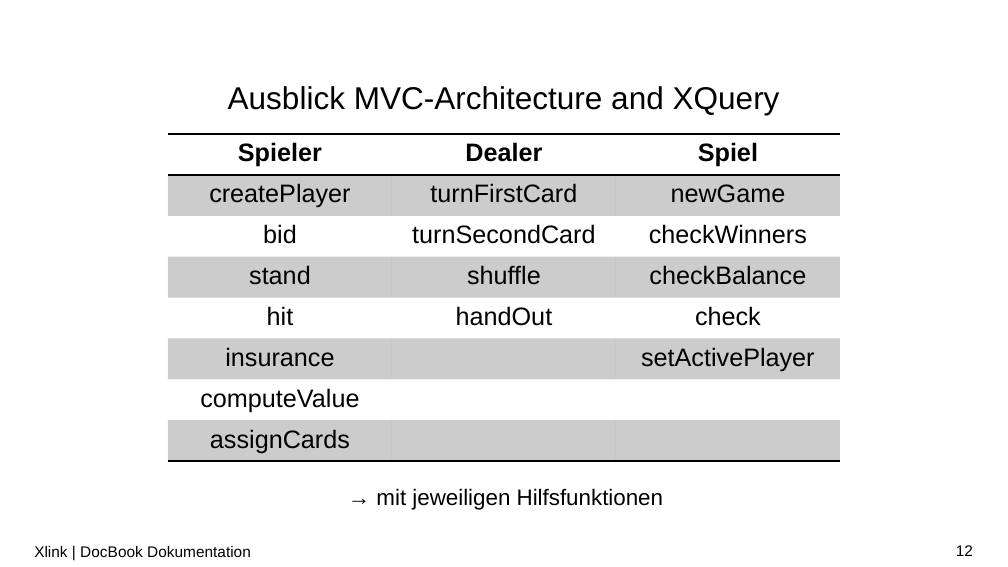
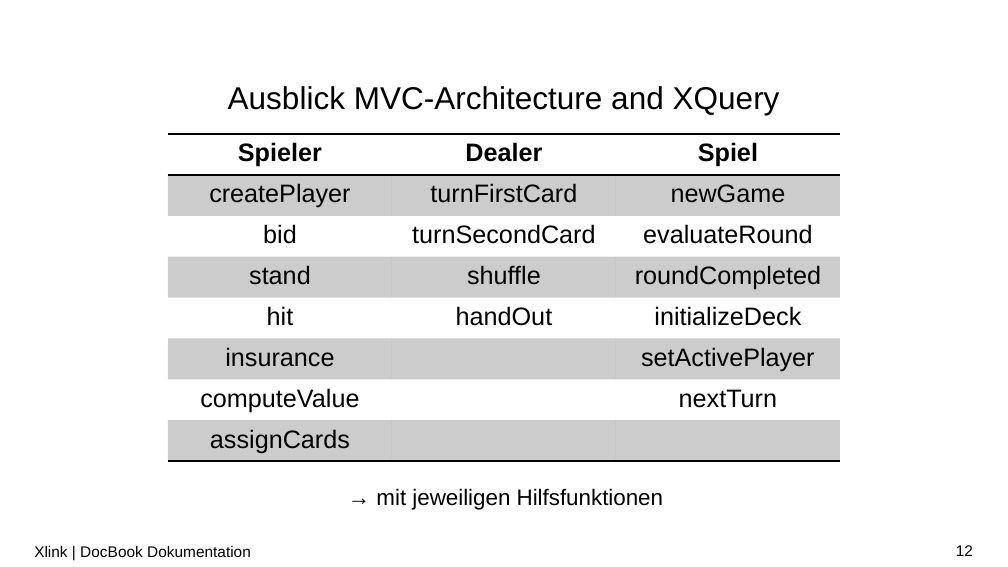
Before and after one commit to LorenzoBrazzi-zz/XML_Praktikum, a slide deck: slide 12 of Präsentationen/PP_notenbonus.pptx. Drawn at 1008x567 pixels with LibreOffice and Linux fonts; fonts in the diff are those of the drawing; background and template pictures are left out. Boxes give left, top, right and bottom in pixels: in the first picture for what was removed or moved away, otherwise in the second. Text is boxed around its words. In the diff, an @@ line names an element or a change of style, - is before the commit and + after.

```diff
--- a/Präsentationen/PP_notenbonus.pptx
+++ b/Präsentationen/PP_notenbonus.pptx
@@ table at [168,134,840,461] @@
-row 3, column 3: checkWinners
+row 3, column 3: evaluateRound
-row 4, column 3: checkBalance
+row 4, column 3: roundCompleted
-row 5, column 3: check
+row 5, column 3: initializeDeck
-row 7, column 3: 
+row 7, column 3: nextTurn
```
Also in this commit, not shown: 1 slide added, 2 slides removed.
